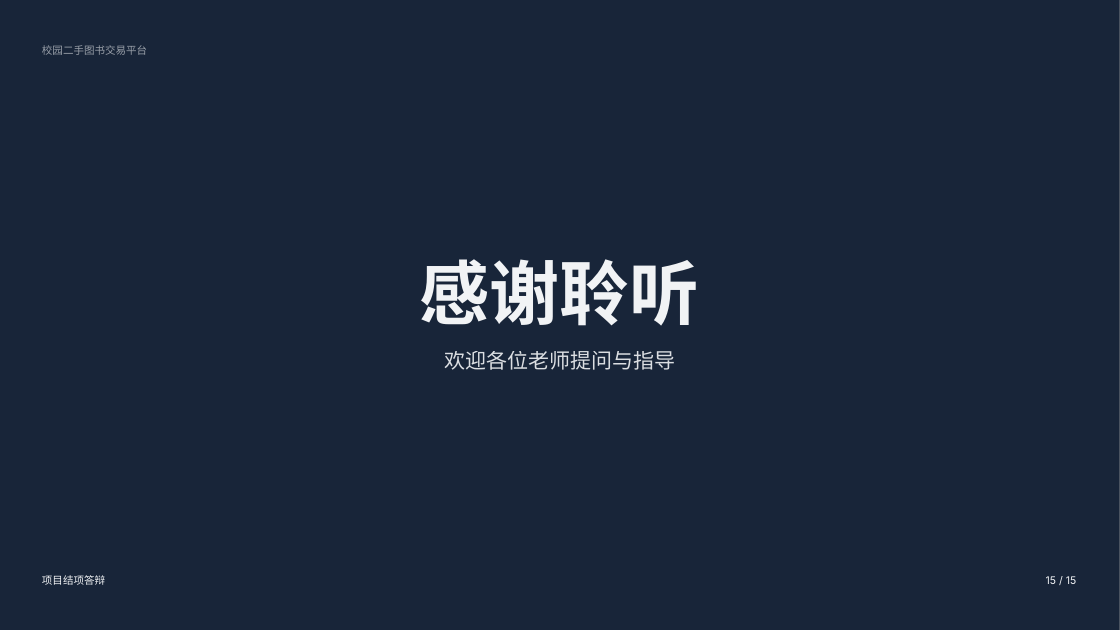
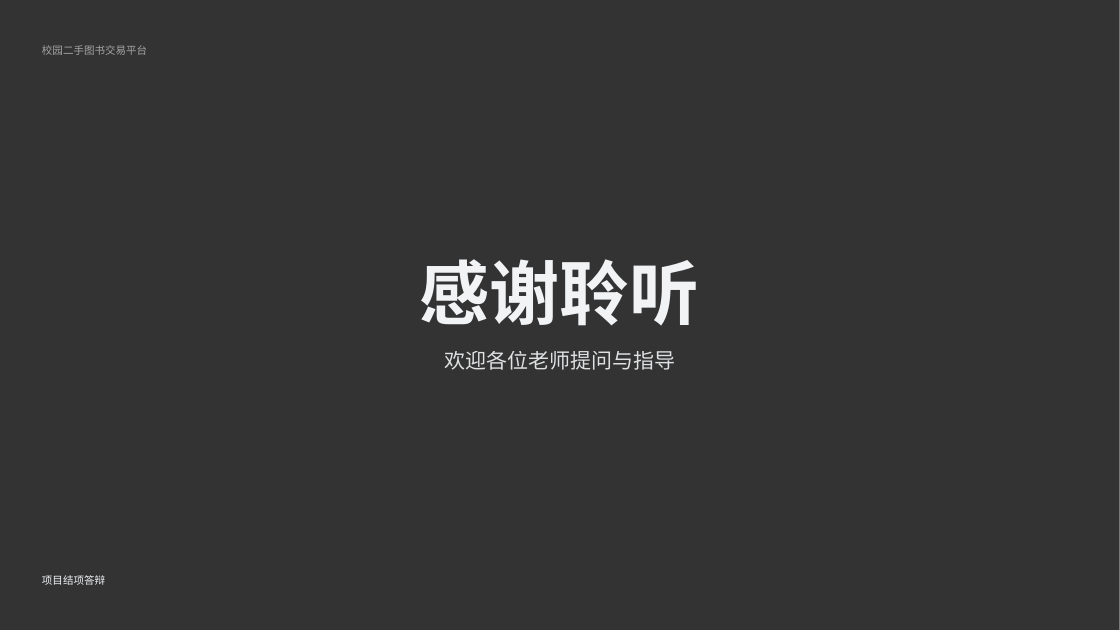
Before and after one commit to fonkin-red/campus-book-trade, a slide deck: slide 15 of docs/report/校园二手图书交易平台 - 项目结项答辩.pptx. Drawn at 1120x630 pixels with LibreOffice and Linux fonts; fonts in the diff are those of the drawing; background and template pictures are left out. Boxes give left, top, right and bottom in pixels: in the first picture for what was removed or moved away, otherwise in the second. Text is boxed around its words. In the diff, an @@ line names an element or a change of style, - is before the commit and + after.

```diff
--- a/docs/report/校园二手图书交易平台 - 项目结项答辩.pptx
+++ b/docs/report/校园二手图书交易平台 - 项目结项答辩.pptx
@@ rectangle removed at (0, 0, 1120, 630) @@
@@ text removed at (1046, 576, 1077, 584) @@
-15 / 15
```
Also in this commit, not shown: 8 other slides changed.
